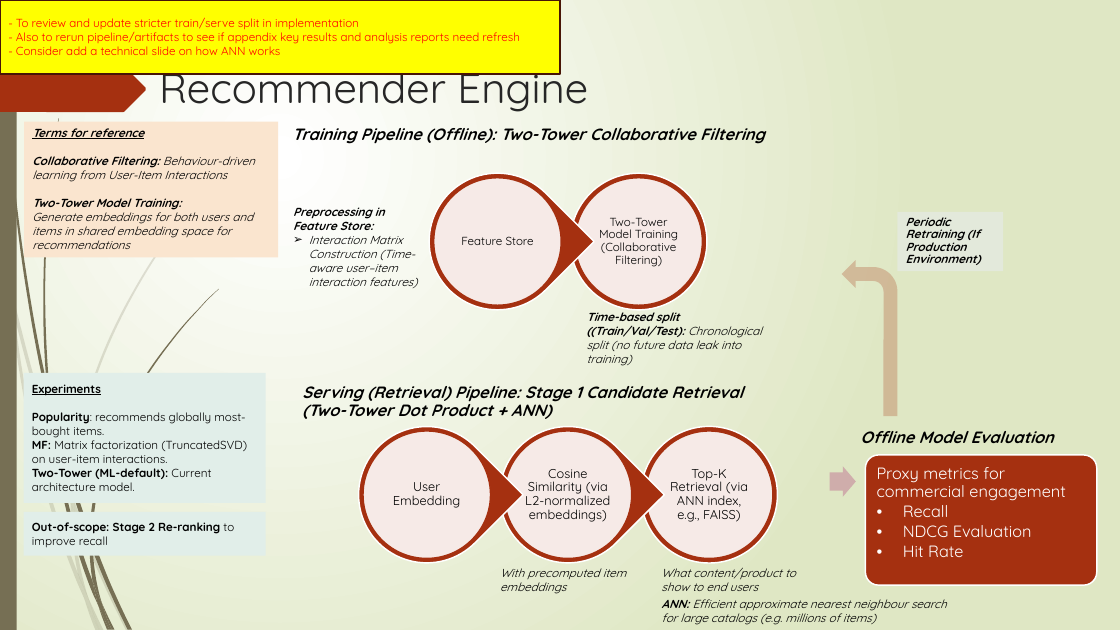
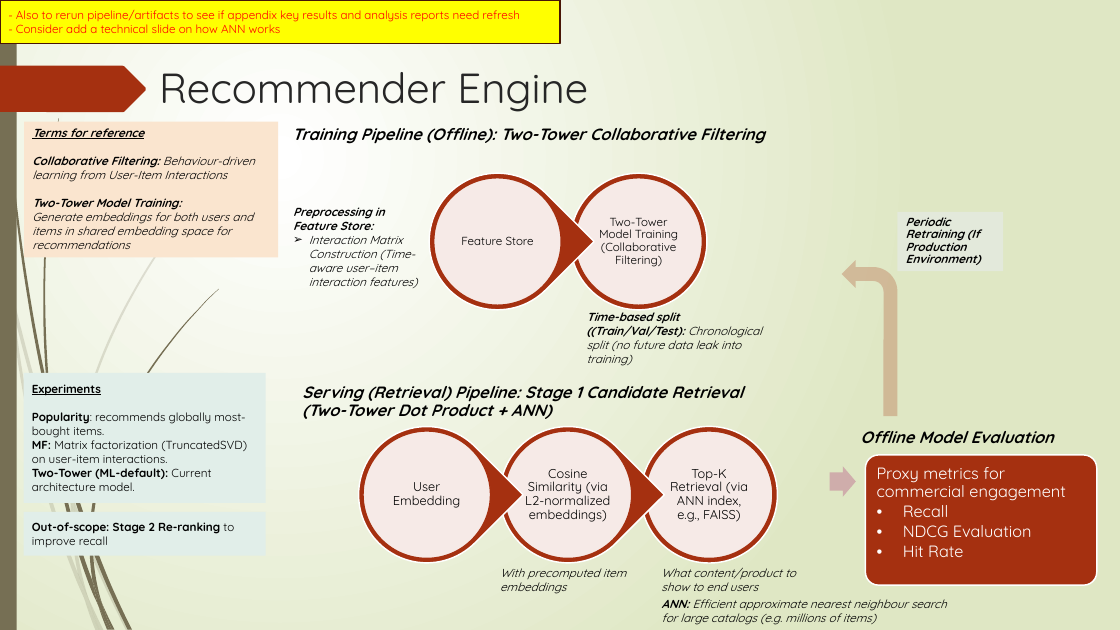
Before and after one commit to Phrey001/mle-marketplace-growth, a slide deck: slide 5 of docs/architecture.pptx. Drawn at 1120x630 pixels with LibreOffice and Linux fonts; fonts in the diff are those of the drawing. Boxes give left, top, right and bottom in pixels: in the first picture for what was removed or moved away, otherwise in the second. Text is boxed around its words. In the diff, an @@ line names an element or a change of style, - is before the commit and + after.

Commit message:
simplified/refactored, pending rerun pipe+update analysis_reports + final code review + final update slides

```diff
--- a/docs/architecture.pptx
+++ b/docs/architecture.pptx
@@ rectangle "- Also to rerun pipeline/artifacts ...": place and size @@
-rectangle "- Also to rerun pipeline/artifacts ..." at <box>0,0,560,74</box>
+rectangle "- Also to rerun pipeline/artifacts ..." at <box>0,0,560,44</box>
@@ text in rectangle at <box>16,17,359,30</box>: paragraph removed @@
-- To review and update stricter train/serve split in implementation
```
Also in this commit, not shown: 1 other slide changed, 4 other files.
